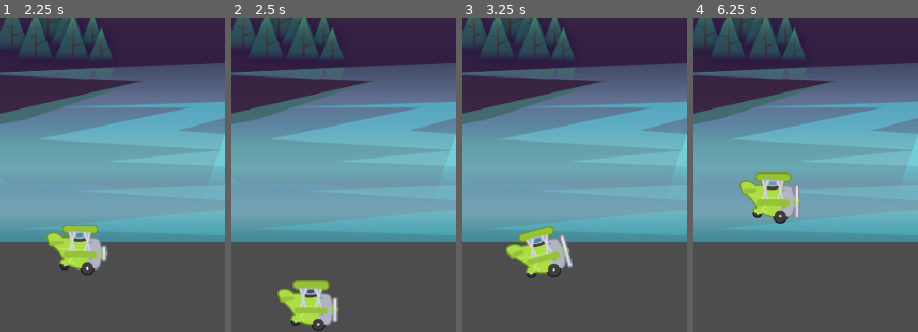
Above: before the commit, frames 1-4 (left to right).
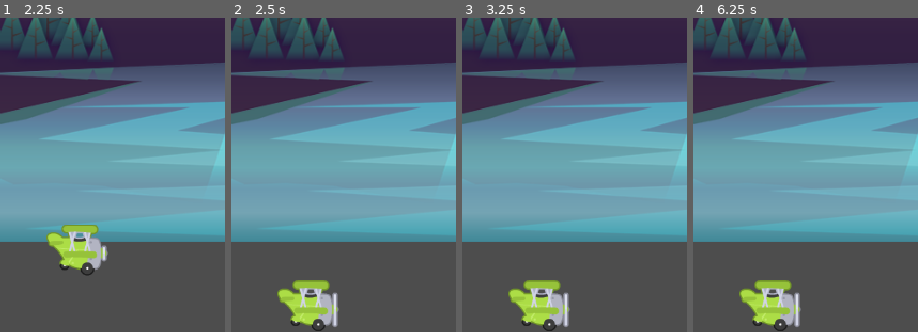
Above: after the commit, the same moments.

Repository: Peter-Pander/Tappy
Game: Godot game, scene res://Scenes/Game/Game.tscn
Same seed, same stepped clock (60 frames per second), same inputs: the game is played once before the commit and once after it.
Inputs:
- Up to frame 1 (2.25 s): tap Space (jump) at 0.77, 1.52 s
- Up to frame 2 (2.5 s): no input
- Up to frame 3 (3.25 s): tap Enter at 2.75 s; tap Space (jump) at 3.02 s
- Up to frame 4 (6.25 s): tap Space (jump) at 3.77, 4.52, 5.75, 6.02 s
The pictures show only the part of the screen within x 0-50%, y 50-100%; the shares and areas given below are measured in that part.

Frame 1 is identical in both runs. In frame 2, 0.1% of the frame differs, in the area x 44-48%, y 87-99%; in frame 3, 5.8%; in frame 4, 6.0%, in the area x 20-48%, y 49-100%.

Commit message:
Stop plane animation and physics when hitting the floor
- Added die() function to stop AnimatedSprite2D animation
- Disabled further physics processing with set_physics_process(false)
- Called die() when is_on_floor() is true

Diff:
--- a/Scenes/Plane/Plane.gd
+++ b/Scenes/Plane/Plane.gd
@@ -3,6 +3,7 @@
 
 const JUMP_POWER: float = -350.0
 @onready var animation_player: AnimationPlayer = $AnimationPlayer
+@onready var animated_sprite_2d: AnimatedSprite2D = $AnimatedSprite2D
 
 
 var _gravity: float = ProjectSettings.get("physics/2d/default_gravity")
@@ -18,10 +19,17 @@
 
 
 func _physics_process(delta: float) -> void:
+	fly(delta)
+	move_and_slide()
+	if is_on_floor() == true:
+		die()
+
+func fly(delta: float) -> void:
 	velocity.y += _gravity * delta
-
 	if Input.is_action_just_pressed("jump") == true:
 		velocity.y = JUMP_POWER
 		animation_player.play("jump")
 
-	move_and_slide()
+func die() -> void:
+	animated_sprite_2d.stop()
+	set_physics_process(false)
